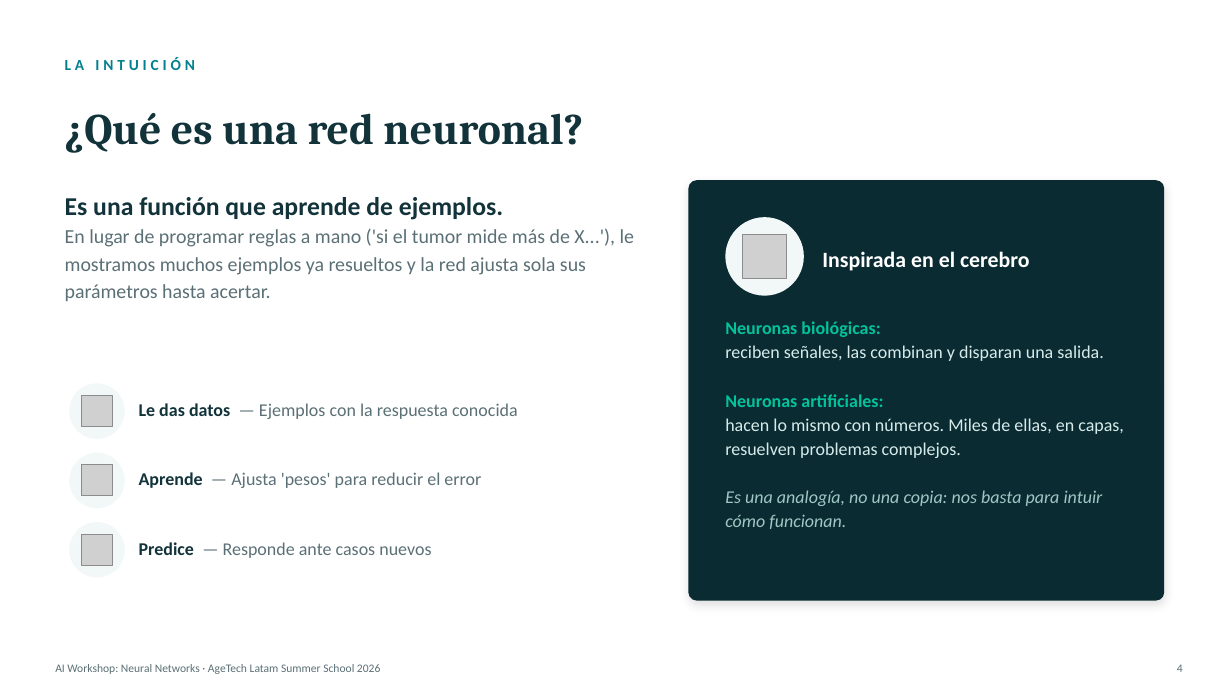
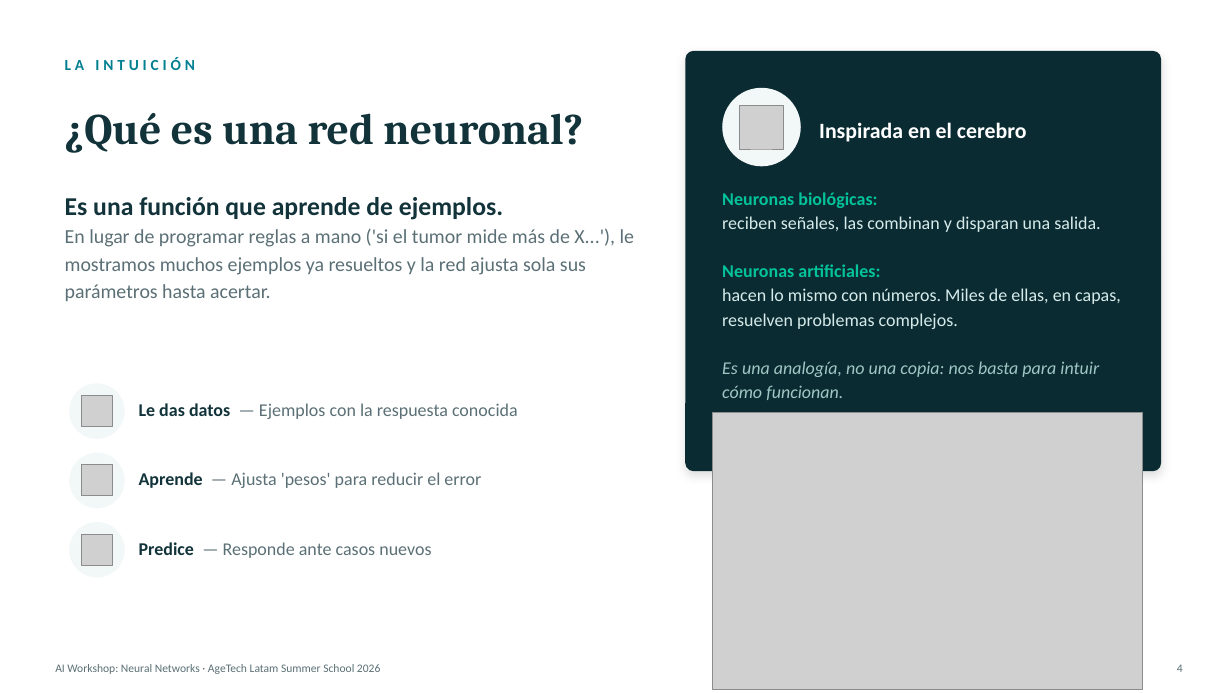
Before and after one commit to calderonf/NeuralNetworkSummer, a slide deck: slide 4 of ANN_Summer_2026.pptx. Drawn at 1232x693 pixels with LibreOffice and Linux fonts; fonts in the diff are those of the drawing; grey boxes stand for pictures. Boxes give left, top, right and bottom in pixels: in the first picture for what was removed or moved away, otherwise in the second. Text is boxed around its words. In the diff, an @@ line names an element or a change of style, - is before the commit and + after.

```diff
--- a/ANN_Summer_2026.pptx
+++ b/ANN_Summer_2026.pptx
@@ 2 texts, 1 picture, 1 rounded rectangle, 1 ellipse: place and size @@
-2 texts, 1 picture, 1 rounded rectangle, 1 ellipse at [689, 180, 1165, 601]
+2 texts, 1 picture, 1 rounded rectangle, 1 ellipse at [686, 51, 1162, 471]
@@ picture added at [714, 412, 1143, 689] @@
```
Also in this commit, not shown: 7 other slides changed.
